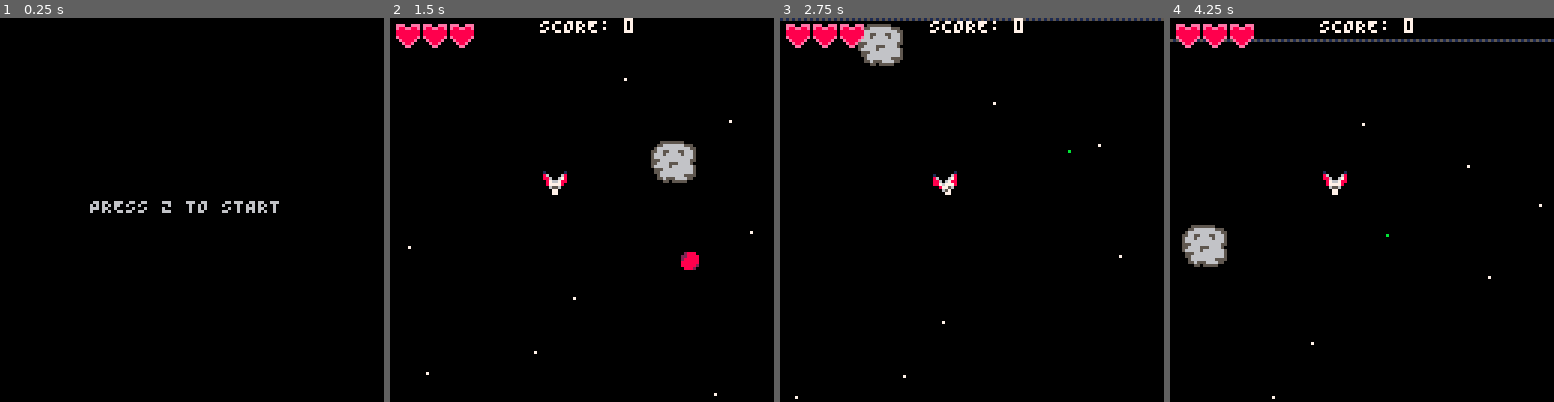
Above: before the commit, frames 1-4 (left to right).
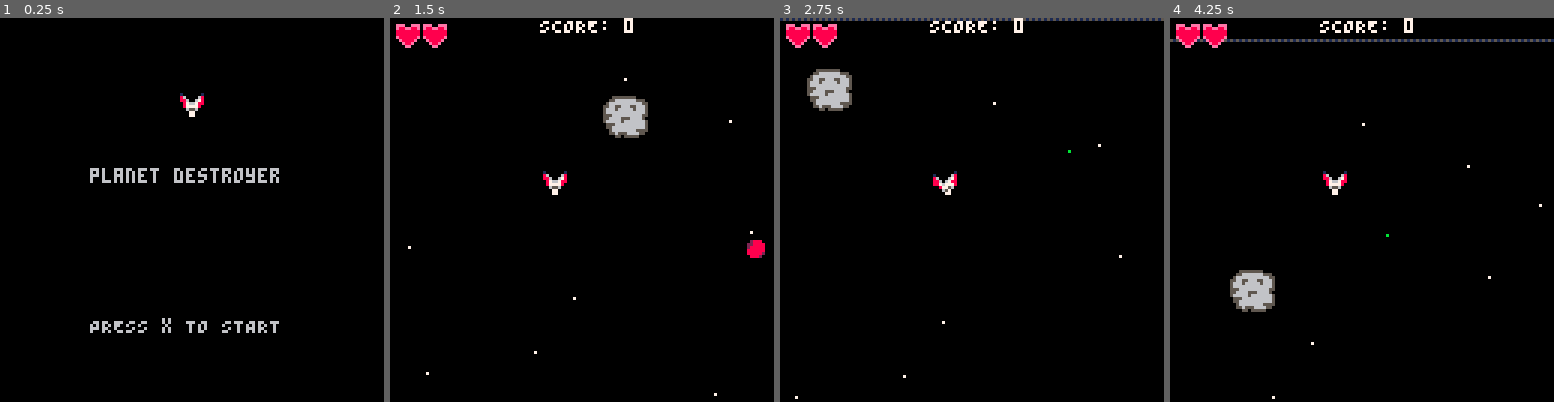
Above: after the commit, the same moments.

Repository: pepsp/planetdestroyer
Game: PICO-8 cartridge juego.p8
Same seed, same stepped clock (60 frames per second), same inputs: the game is played once before the commit and once after it.
Inputs:
- Up to frame 1 (0.25 s): no input
- Up to frame 2 (1.5 s): tap X (X key) at 0.33, 1.07 s; tap O (Z key) at 0.7 s
- Up to frame 3 (2.75 s): hold Right 1.6-2.1 s; tap O (Z key) at 1.7, 2.1, 2.5 s; tap X (X key) at 1.85 s; hold Up 2.15-2.42 s; hold Right from 2.47 s (still down)
- Up to frame 4 (4.25 s): tap O (Z key) every 0.4 s from 2.9 to 4.1 s; tap X (X key) at 2.97, 4.08 s; release Right at 3.03 s; hold Left 3.08-3.58 s; hold Right from 4.02 s (still down)

The runs differ from the first frame. In frame 1, 2.2% of the frame differs, in the area x 23-73%, y 19-83%; in frame 2, 2.9%, in the area x 15-98%, y 1-66%; in frame 3, 2.5%; in frame 4, 2.5%.

Commit message:
release v 1.0

Diff:
--- a/animation.lua
+++ b/animation.lua
@@ -21,12 +21,13 @@
 end
 
 function Explosion:new(e)
-    if e.planet.size == "small" then
+
+    if e.planet and e.planet.size== "medium"  then
         local explosion = {
-            size = "small",
+            size = "medium",
             x = e.x,
             y = e.y,
-            frame = smallExplosionFirstFrame,
+            frame = mediumExplosionFirstFrame,
             timer = 0,
             done = false
 
@@ -34,10 +35,10 @@
         add (explosions, explosion)
     else
         local explosion = {
-            size = "medium",
+            size = "small",
             x = e.x,
             y = e.y,
-            frame = mediumExplosionFirstFrame,
+            frame = smallExplosionFirstFrame,
             timer = 0,
             done = false
 
--- a/enemy.lua
+++ b/enemy.lua
@@ -1,6 +1,6 @@
 Enemy = {}
 enemies = {}
-maxEnemies = 15
+maxEnemies = 30
 Enemy.__index = Enemy
 
 planets = {
@@ -34,6 +34,7 @@
 
 function Enemy:init()
 
+    enemies = {}
     for i=1,maxEnemies do
         Enemy:new()
 end
@@ -87,6 +88,7 @@
             spr(e.planet.topLeft, e.x, e.y)
         end
 end
+    -- debugEnemyCount()
 end
 
 
@@ -186,7 +188,9 @@
     for e in all(enemies) do
         if checkPlayerEnemyCollision(player, e) then
             if not player.invulnerable then
-                sfx(sfxChoque)
+                if health > 0 then
+                    sfx(sfxChoque)
+                end
                 health -= 1
                 player.invulnerable = true
                 player.invulnTimer = 60 -- 1 segundo de invulnerabilidad (30 frames = medio segundo)
@@ -196,9 +200,13 @@
                 player.velocidadY *=  -0.5
 
                 if health < 0 then
+                Explosion:new(player)
                 health -= 1
                 drawFn = gameoverDraw
                 updateFn = gameoverUpdate
+                sfx(sfxExplosion)
+                gameoverInit()
+
                 end
             end
         end
--- a/main.lua
+++ b/main.lua
@@ -17,7 +17,7 @@
 
 -- MENU STATE
 function updateMenu()
-    if btn(4) then
+    if btn(5) then
 
         updateFn = updateGame
         drawFn = drawGame
@@ -27,8 +27,16 @@
 end
 
 function drawMenu()
-cls()
-print("PRESS Z TO START", 30, 60)
+
+      cls()
+      spr(1, 60, 25)
+    print("planet destroyer", 30, 50)
+
+    -- Parpadea cada 0.5 segundos
+    if flr(time() * 2) % 2 == 0 then
+        print("PRESS x TO START", 30, 100)
+    end
+
 end
 
 -- MENU STATE ^
@@ -78,7 +86,8 @@
 end
 
 function gameInit()
-     maxWidth = 1024
+    music(-1)
+    maxWidth = 1024
     maxHeight = 512
     cls()
     srand(time)
@@ -88,6 +97,7 @@
     heartSprite = 24
     enemy = {}
     stars = {}
+
     maxStars = 200
 
     score = 0
@@ -124,13 +134,36 @@
 -- GAMEOVER STATE
 
     function gameoverDraw()
-        print("YOU LOST", player.x, player.y + 20)
+        cls()
+        print("YOU LOST", player.x, player.y - 20)
+        print("you scored: " .. score, player.x - 20, player.y + 20)
+
+        if flr(time() * 2) % 2 == 0 then
+        print("PRESS x TO RESTART", player.x - 20, player.y + 40)
+        end
+
+        print()
         displayHealth()
+        Explosion:draw()
     end
 
 
 
     function gameoverUpdate()
+        Explosion:update()
+
+        if btn(5) then
+            updateFn = updateGame
+            drawFn = drawGame
+            gameInit()
+        end
+    end
+
+    function gameoverInit()
+
+        gameoverSfx = 10
+        music(-1)
+        music(gameoverSfx)
 
     end
 
@@ -173,11 +206,8 @@
 
 
 function displayHealth()
-     if health < 0 then
-        return
-    end
-
-    for i = 0, health do
-        spr(heartSprite, cx + 2 + i * 9, cy + 2)
-    end
-end
+
+        for i = 1, health do
+        spr(heartSprite, cx + 2 + (i - 1) * 9, cy + 2)
+        end
+end
--- a/player.lua
+++ b/player.lua
@@ -35,8 +35,9 @@
 end
 
 function Player:draw()
-    self:rotarSprite(self.spriteNum, self.x, self.y, self.anguloRotacion, 1, 1)
-    self:drawInvulnerabilidad()
+     if not self.invulnerable or (flr(time() * 10) % 2 == 0) then
+        self:rotarSprite(self.spriteNum, self.x, self.y, self.anguloRotacion, 1, 1)
+    end
 end
 
 function Player:movement()
@@ -197,10 +198,3 @@
     end
     end
 end
-
-
-function Player:drawInvulnerabilidad()
-    if not self.invulnerable or (flr(time() * 10) % 2 == 0) then
-        self:rotarSprite(self.spriteNum, self.x, self.y, self.anguloRotacion, 1, 1)
-    end
-end
Not shown, changed: the music (__music__) section of juego.p8
Not shown, changed: the sound effects (__sfx__) section of juego.p8
